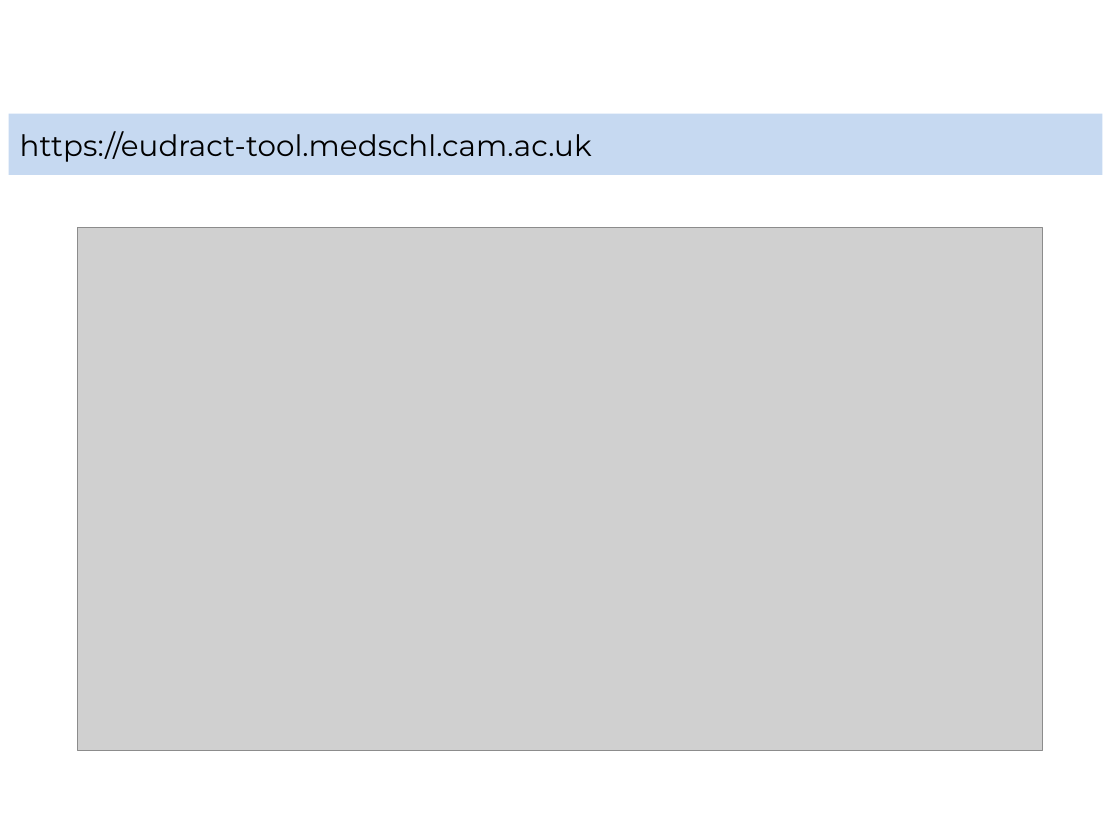
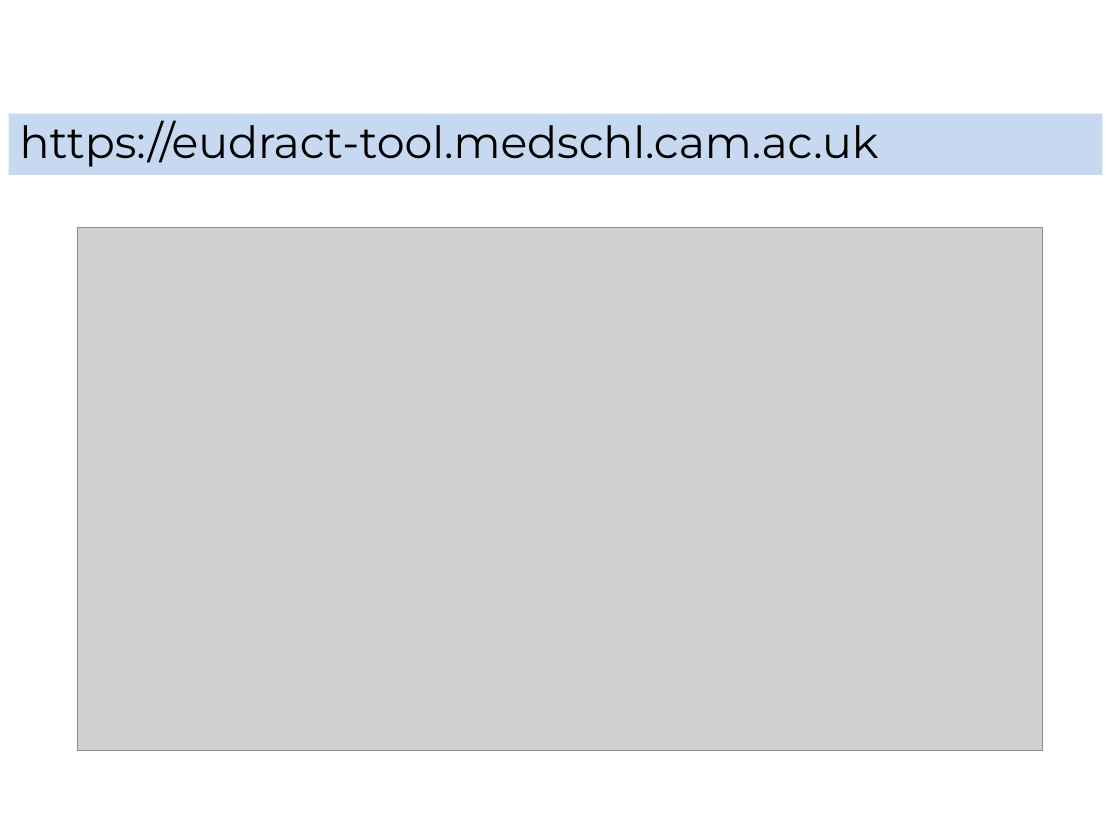
Before and after one commit to shug0131/eudraCT, a slide deck: slide 17 of documentation/Eudract Project Stats Leads.pptx (slide 39 before the commit). Drawn at 1120x840 pixels with LibreOffice and Linux fonts; fonts in the diff are those of the drawing; grey boxes stand for pictures; background and template pictures are left out. Boxes give left, top, right and bottom in pixels: in the first picture for what was removed or moved away, otherwise in the second. Text is boxed around its words. In the diff, an @@ line names an element or a change of style, - is before the commit and + after.

```diff
--- a/documentation/Eudract Project Stats Leads.pptx
+++ b/documentation/Eudract Project Stats Leads.pptx
@@ rectangle "https://eudract-tool.medschl.cam.ac.uk" at bbox=[9, 114, 1103, 176]: size 18.9 to 28.5 pt; line spacing 1 to 0.9 @@
```
Also in this commit, not shown: 15 other slides changed, 21 slides removed, 39 other files.
